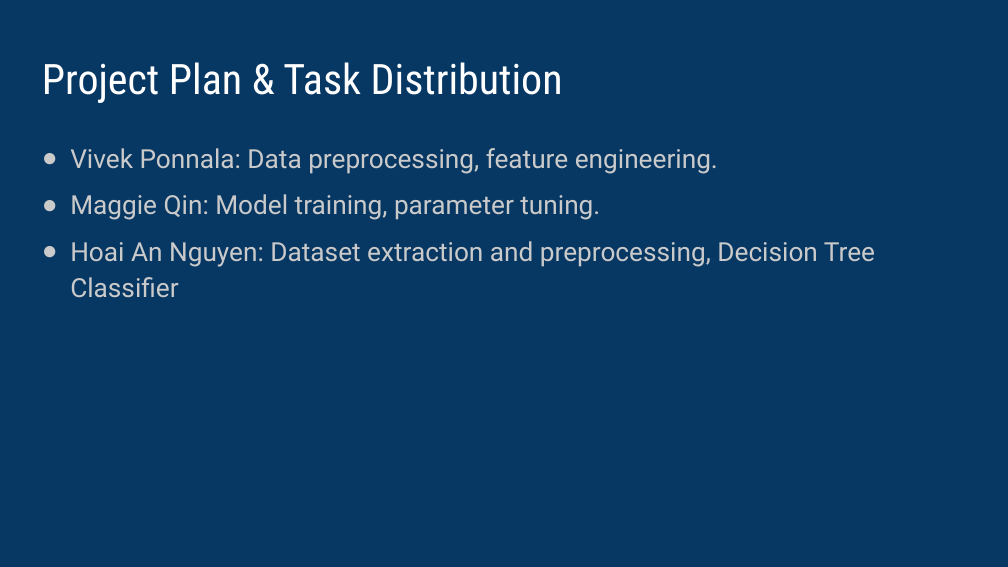
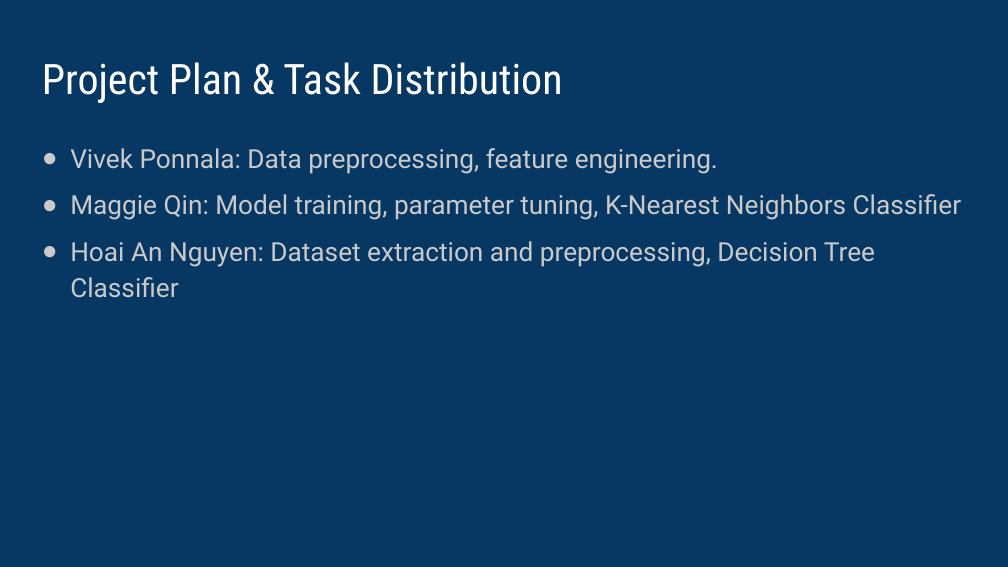
Before and after one commit to vipvivek15/CMPE_255_Final_Project, a slide deck: slide 16 of Final_presentation.pptx (slide 17 before the commit). Drawn at 1008x567 pixels with LibreOffice and Linux fonts; fonts in the diff are those of the drawing. Boxes give left, top, right and bottom in pixels: in the first picture for what was removed or moved away, otherwise in the second. Text is boxed around its words. In the diff, an @@ line names an element or a change of style, - is before the commit and + after.

```diff
--- a/Final_presentation.pptx
+++ b/Final_presentation.pptx
@@ text at [70, 194, 961, 220]: text changed @@
-● Maggie Qin: Model training, parameter tuning.
+● Maggie Qin: Model training, parameter tuning, K-Nearest Neighbors Classifier
```
Also in this commit, not shown: 2 other slides changed, 1 slide removed.
